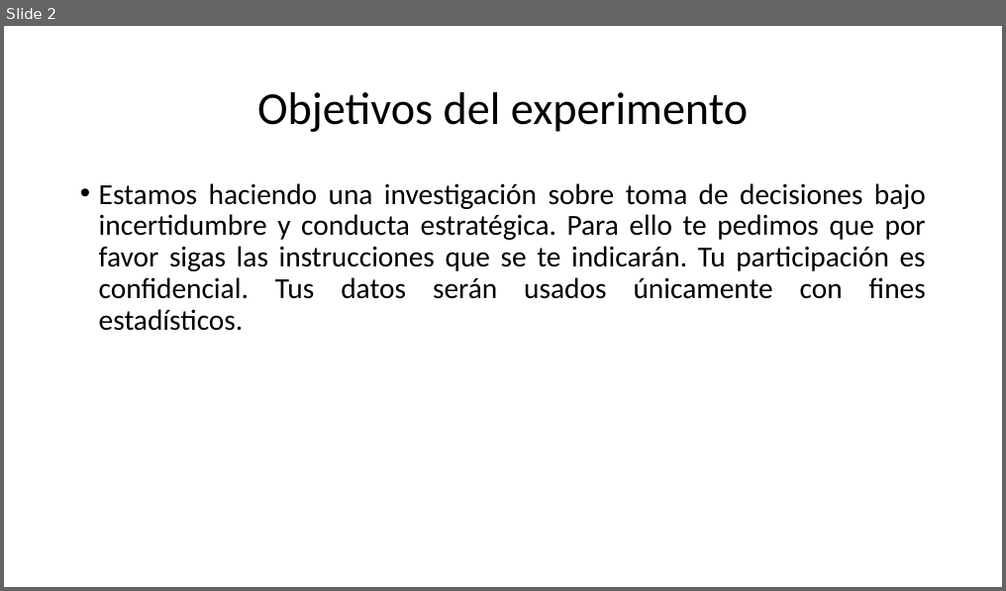
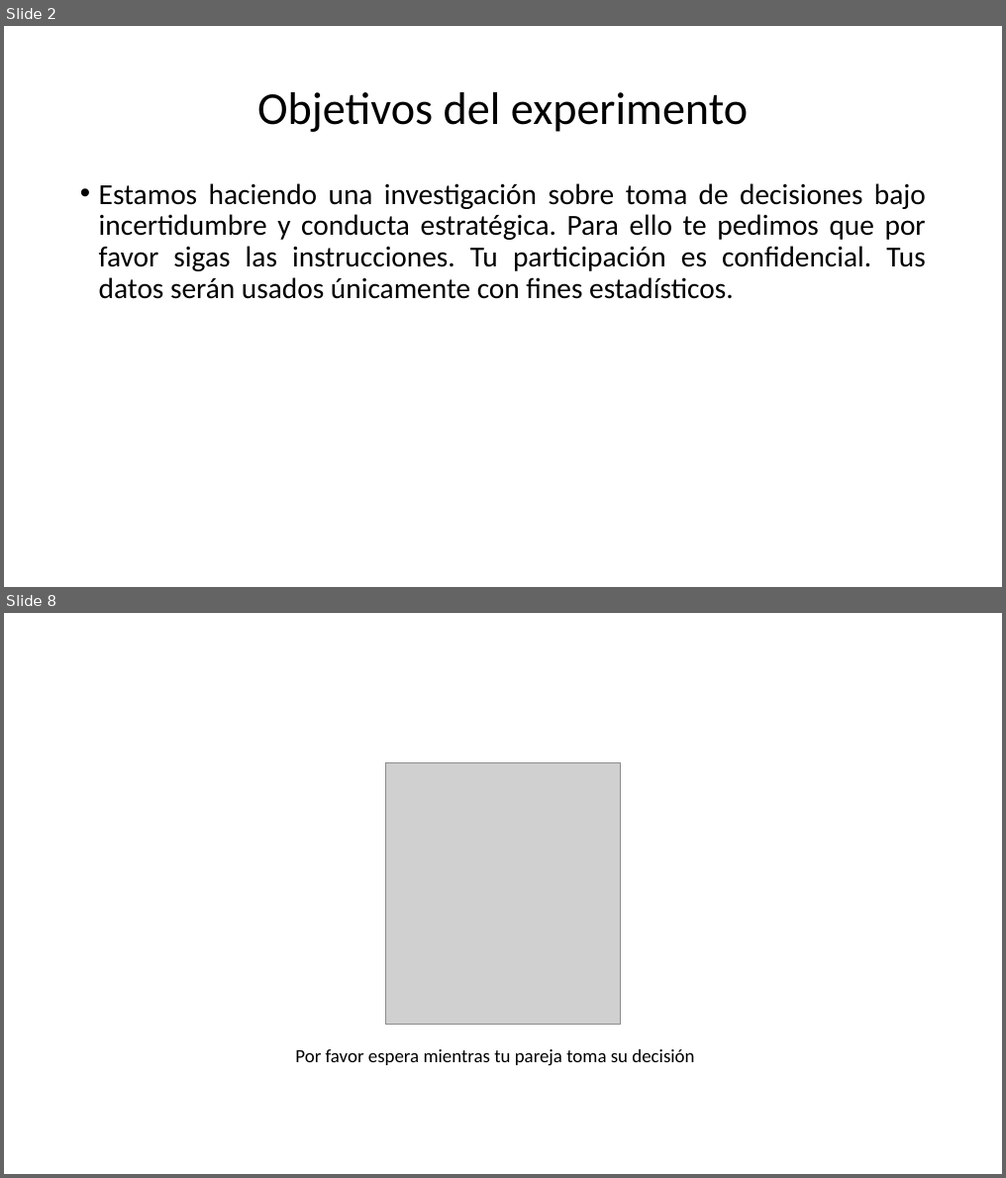
Before and after one commit to ManuelVU/Games-and-Quantal-Equilibrium, a slide deck: Instrucciones.pptx. Shown one above the other, each under a label of ours: slide 2 before the commit, slides 2 and 8 after it; the slides between them are not shown. The pictures are 1006x591 and 1006x1178 pixels, drawn with LibreOffice and Linux fonts; fonts in the diff are those of the drawing; grey boxes stand for pictures. Boxes give left, top, right and bottom in pixels: in the first picture for what was removed or moved away, otherwise in the second. Text is boxed around its words. In the diff, an @@ line names an element or a change of style, - is before the commit and + after.

```diff
--- a/Instrucciones.pptx
+++ b/Instrucciones.pptx
@@ slide 8 added at (x1=4, y1=613, x2=1002, y2=1174), background #FFFFFF @@
@@ picture added at (x1=385, y1=762, x2=621, y2=1025) @@
@@ text added at (x1=295, y1=1050, x2=694, y2=1066), 18 pt, text #000000 @@
+Por favor espera mientras tu pareja toma su decisión
@@ slide 2 changed as well @@
@@ text at (x1=99, y1=183, x2=926, y2=299): text changed @@
-• Estamos haciendo una investigación sobre toma de decisiones bajo incertidumbre y conducta estratégica. Para ello te pedimos que por favor sigas las instrucciones que se te indicarán. Tu participación es confidencial. Tus datos serán usados únicamente con fines estadísticos.
+• Estamos haciendo una investigación sobre toma de decisiones bajo incertidumbre y conducta estratégica. Para ello te pedimos que por favor sigas las instrucciones. Tu participación es confidencial. Tus datos serán usados únicamente con fines estadísticos.
```
Also in this commit, not shown: 3 other slides changed, 10 other slides added, 1 slide removed.
